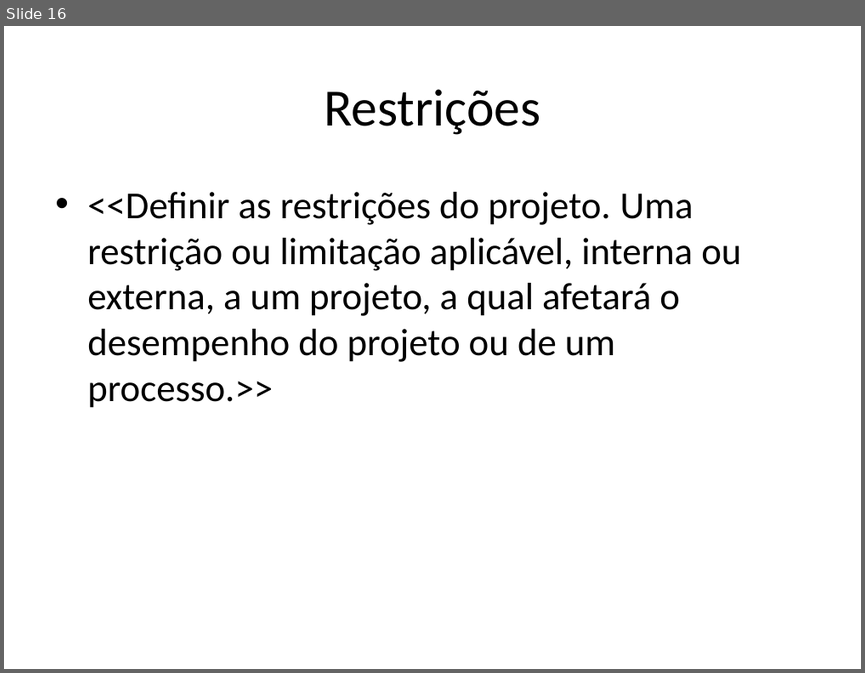
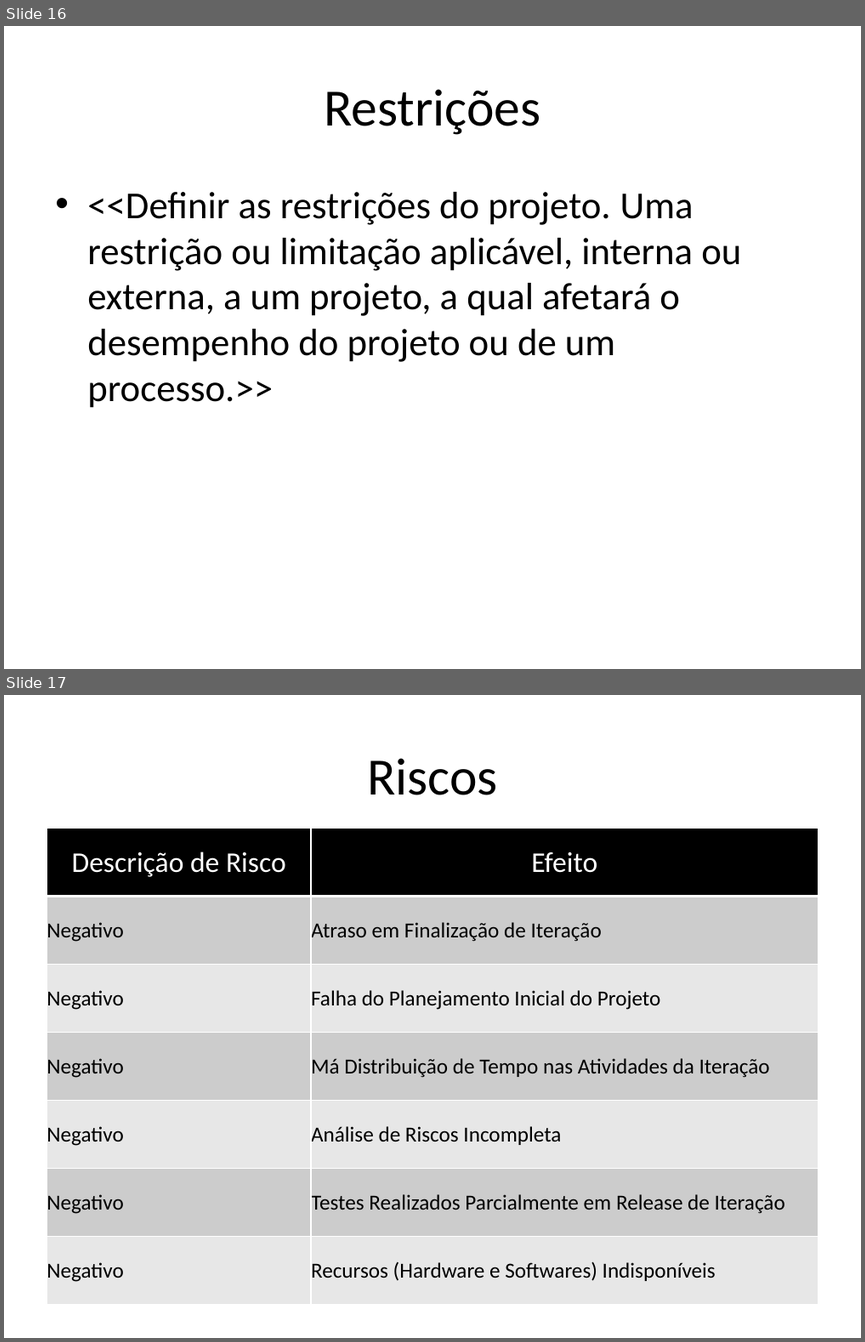
Before and after one commit to amslv/SIGEAS, a slide deck: 02-PROJETO-2015.2/01-GERENCIA DE PROJETO/PPJ-Plano de Projeto.pptx. Shown one above the other, each under a label of ours: slide 16 before the commit, slides 16 and 17 after it. The pictures are 865x673 and 865x1342 pixels, drawn with LibreOffice and Linux fonts; fonts in the diff are those of the drawing. Boxes give left, top, right and bottom in pixels: in the first picture for what was removed or moved away, otherwise in the second. Text is boxed around its words. In the diff, an @@ line names an element or a change of style, - is before the commit and + after.

```diff
--- a/02-PROJETO-2015.2/01-GERENCIA DE PROJETO/PPJ-Plano de Projeto.pptx
+++ b/02-PROJETO-2015.2/01-GERENCIA DE PROJETO/PPJ-Plano de Projeto.pptx
@@ slide 17 added at (4, 695, 861, 1338), background #FFFFFF @@
@@ title added at (367, 758, 498, 795), 44 pt, text #000000 @@
+Riscos
@@ table added at (46, 828, 818, 1304), 7 rows, 2 columns @@
+Descrição de Risco | Efeito
+Negativo | Atraso em Finalização de Iteração
+Negativo | Falha do Planejamento Inicial do Projeto
+Negativo | Má Distribuição de Tempo nas Atividades da Iteração
+Negativo | Análise de Riscos Incompleta
+Negativo | Testes Realizados Parcialmente em Release de Iteração
+Negativo | Recursos (Hardware e Softwares) Indisponíveis
```
Also in this commit, not shown: 4 other slides added, 2 slides removed.
